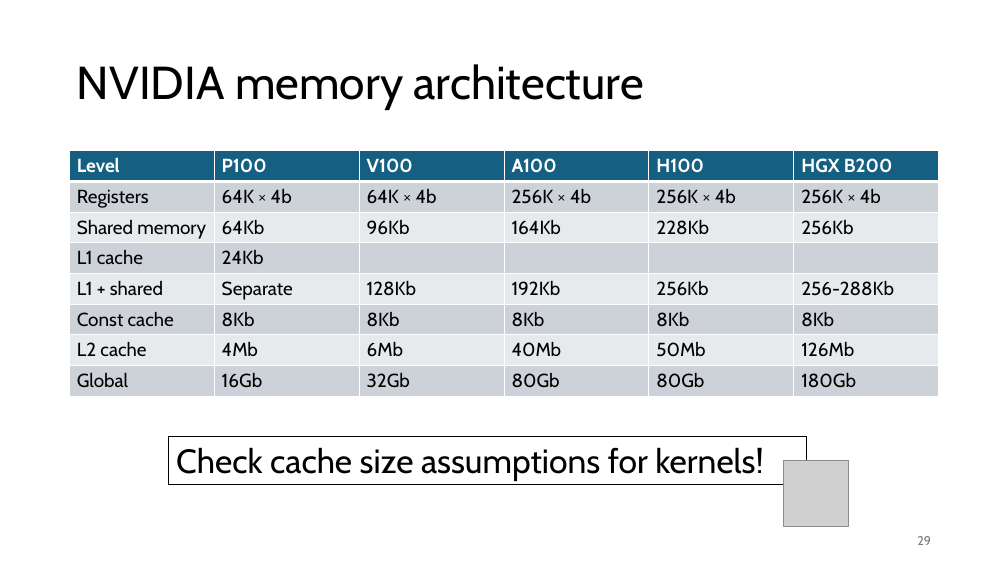
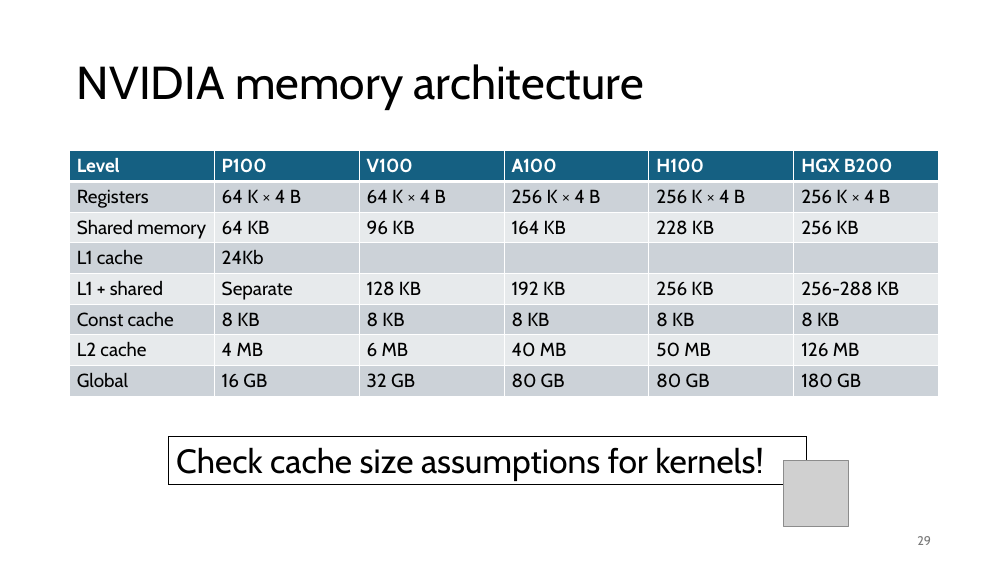
Before and after one commit to gjbex/GPU-programming, a slide deck: slide 29 of gpu_programming.pptx. Drawn at 1008x567 pixels with LibreOffice and Linux fonts; fonts in the diff are those of the drawing; grey boxes stand for pictures. Boxes give left, top, right and bottom in pixels: in the first picture for what was removed or moved away, otherwise in the second. Text is boxed around its words. In the diff, an @@ line names an element or a change of style, - is before the commit and + after.

Commit message:
Slide 15, 29
Fix units

```diff
--- a/gpu_programming.pptx
+++ b/gpu_programming.pptx
@@ table at [70, 151, 941, 396] @@
-row 2: Registers | 64K × 4b | 64K × 4b | 256K × 4b | 256K × 4b | 256K × 4b
+row 2: Registers | 64 K × 4 B | 64 K × 4 B | 256 K × 4 B | 256 K × 4 B | 256 K × 4 B
-row 3: Shared memory | 64Kb | 96Kb | 164Kb | 228Kb | 256Kb
+row 3: Shared memory | 64 KB | 96 KB | 164 KB | 228 KB | 256 KB
-row 5: L1 + shared | Separate | 128Kb | 192Kb | 256Kb | 256-288Kb
+row 5: L1 + shared | Separate | 128 KB | 192 KB | 256 KB | 256-288 KB
-row 6: Const cache | 8Kb | 8Kb | 8Kb | 8Kb | 8Kb
+row 6: Const cache | 8 KB | 8 KB | 8 KB | 8 KB | 8 KB
-row 7: L2 cache | 4Mb | 6Mb | 40Mb | 50Mb | 126Mb
+row 7: L2 cache | 4 MB | 6 MB | 40 MB | 50 MB | 126 MB
-row 8: Global | 16Gb | 32Gb | 80Gb | 80Gb | 180Gb
+row 8: Global | 16 GB | 32 GB | 80 GB | 80 GB | 180 GB
```
Also in this commit, not shown: 1 other slide changed.
